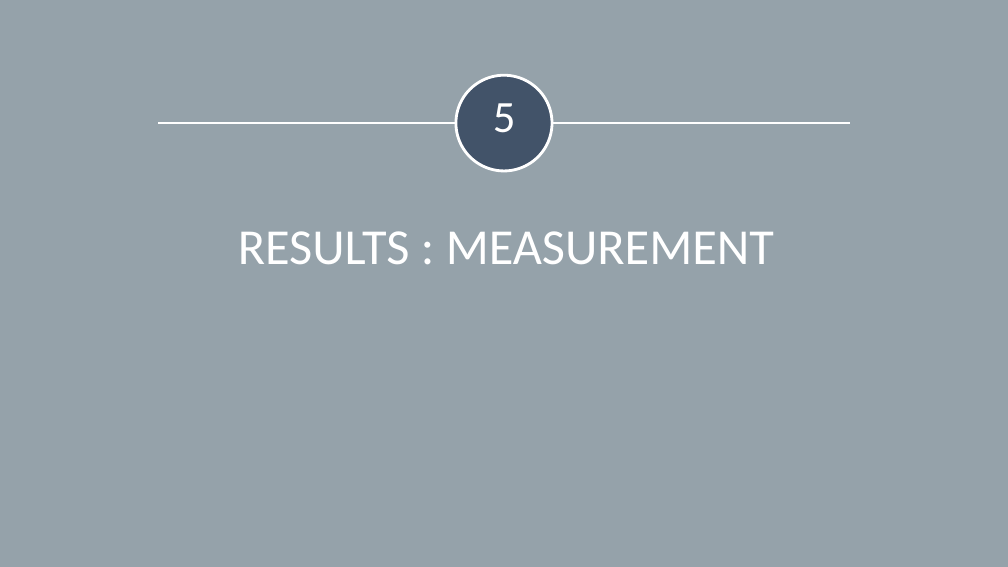
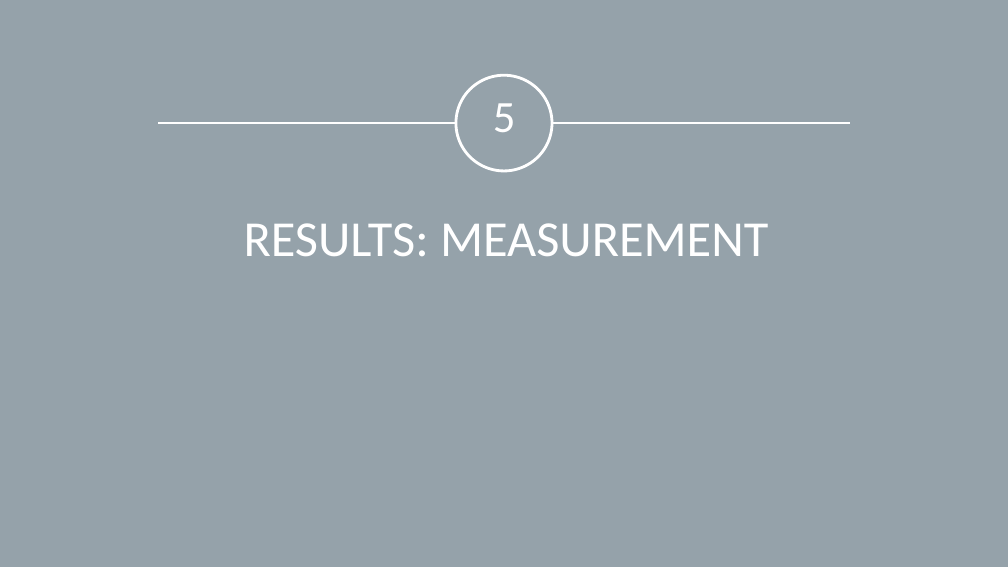
Before and after one commit to opus-meum/power-automate, a slide deck: slide 29 of Capability Assessment Report.pptx. Drawn at 1008x567 pixels with LibreOffice and Linux fonts; fonts in the diff are those of the drawing. Boxes give left, top, right and bottom in pixels: in the first picture for what was removed or moved away, otherwise in the second. Text is boxed around its words. In the diff, an @@ line names an element or a change of style, - is before the commit and + after.

```diff
--- a/Capability Assessment Report.pptx
+++ b/Capability Assessment Report.pptx
@@ ellipse at (456,75,553,171): fill #425369 to #95A2AA @@
@@ title at (244,223,768,256): spaces changed @@
-RESULTS : MEASUREMENT
+RESULTS: MEASUREMENT
```
Also in this commit, not shown: 10 other slides changed, 27 slides removed, 1 other file.
